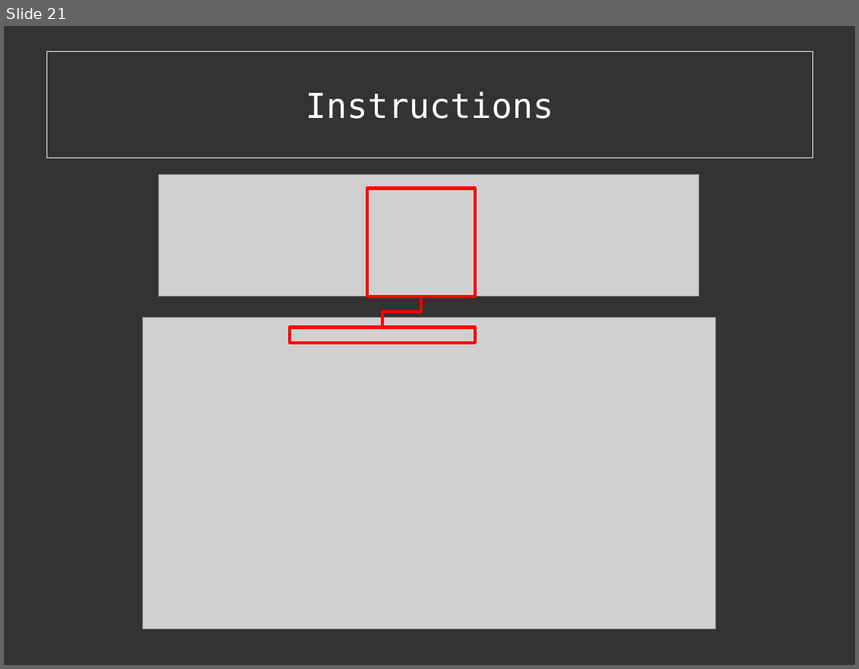
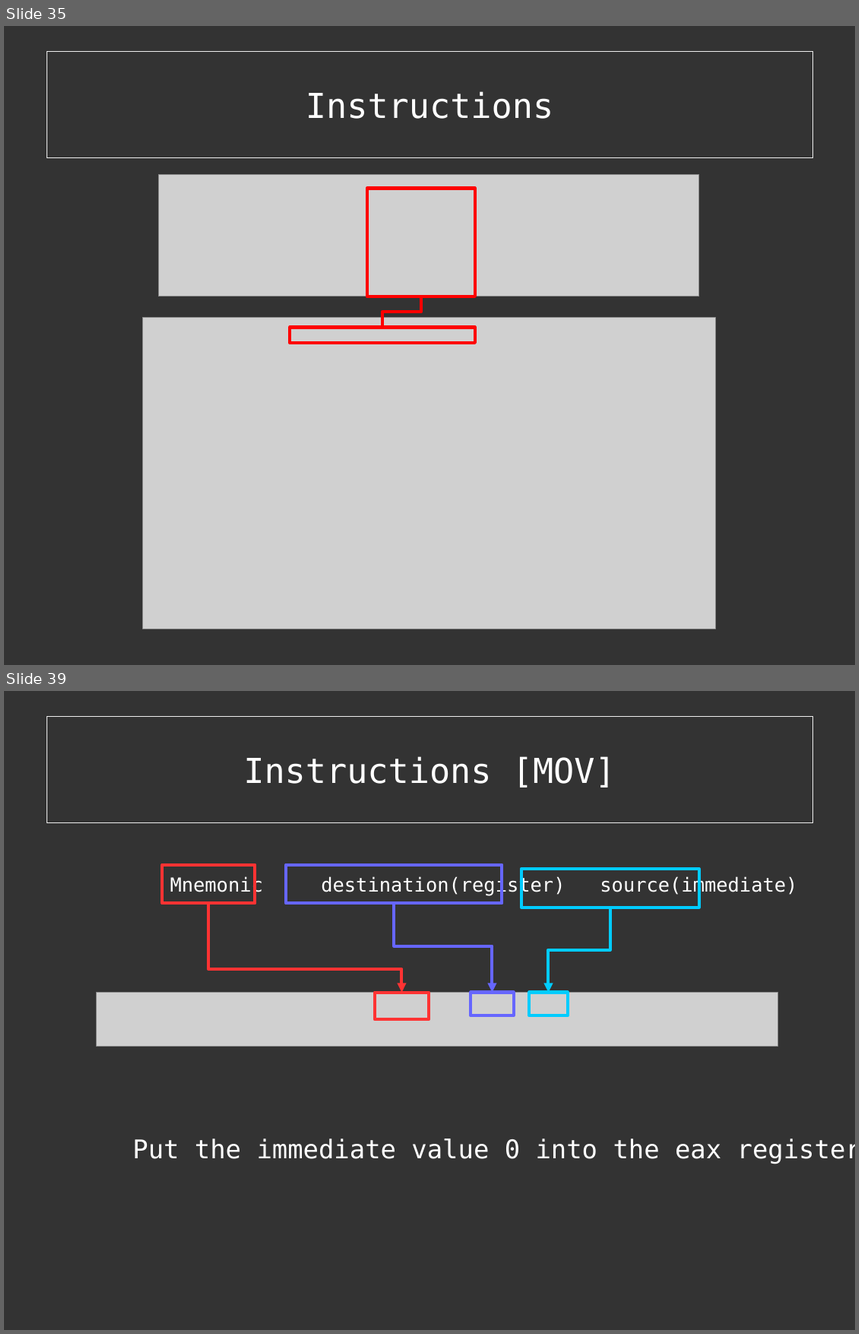
Before and after one commit to cExplr/Reversing_Basics, a slide deck: reversingBasics.odp. Shown one above the other, each under a label of ours: slide 21 before the commit, slides 35 and 39 after it; the slides between them are not shown. The pictures are 859x669 and 859x1334 pixels, drawn with LibreOffice and Linux fonts; fonts in the diff are those of the drawing; grey boxes stand for pictures. Boxes give left, top, right and bottom in pixels: in the first picture for what was removed or moved away, otherwise in the second. Text is boxed around its words. In the diff, an @@ line names an element or a change of style, - is before the commit and + after.

```diff
--- a/reversingBasics.odp
+++ b/reversingBasics.odp
@@ slide 39 added at <box>4,691,855,1330</box>, background #333333 @@
@@ rectangle added at <box>47,717,813,822</box>, fill #333333 at 40% opacity, outline #EEEEEE 0 pt, 32 pt, text #FFFFFF @@
+Instructions [MOV]
@@ rectangle added at <box>162,865,255,903</box>, outline #FF3333 2.89 pt @@
@@ rectangle added at <box>286,865,503,903</box>, outline #6666FF 2.89 pt @@
@@ rectangle added at <box>522,869,699,908</box>, outline #00CCFF 2.89 pt @@
@@ text added at <box>170,876,797,896</box>, 18 pt, text #FFFFFF @@
+Mnemonic destination(register) source(immediate)
@@ elbow arrow added from (208, 903) to (401, 992), #FF3333 2.89 pt @@
@@ elbow arrow added from (394, 903) to (492, 992), #6666FF 2.89 pt @@
@@ elbow arrow added from (610, 908) to (549, 992), #00CCFF 2.89 pt @@
@@ picture added at <box>97,992,778,1045</box> @@
@@ rectangle added at <box>375,992,429,1019</box>, outline #FF3333 2.89 pt @@
@@ rectangle added at <box>471,992,514,1016</box>, outline #6666FF 2.89 pt @@
@@ rectangle added at <box>529,992,568,1016</box>, outline #00CCFF 2.89 pt @@
@@ text added at <box>132,1139,855,1164</box>, 24 pt, text #FFFFFF @@
+Put the immediate value 0 into the eax register
@@ what was slide 21 is now slide 35 @@
```
Also in this commit, not shown: 3 slides changed, 34 other slides added, 1 slide removed, 15 other files.
